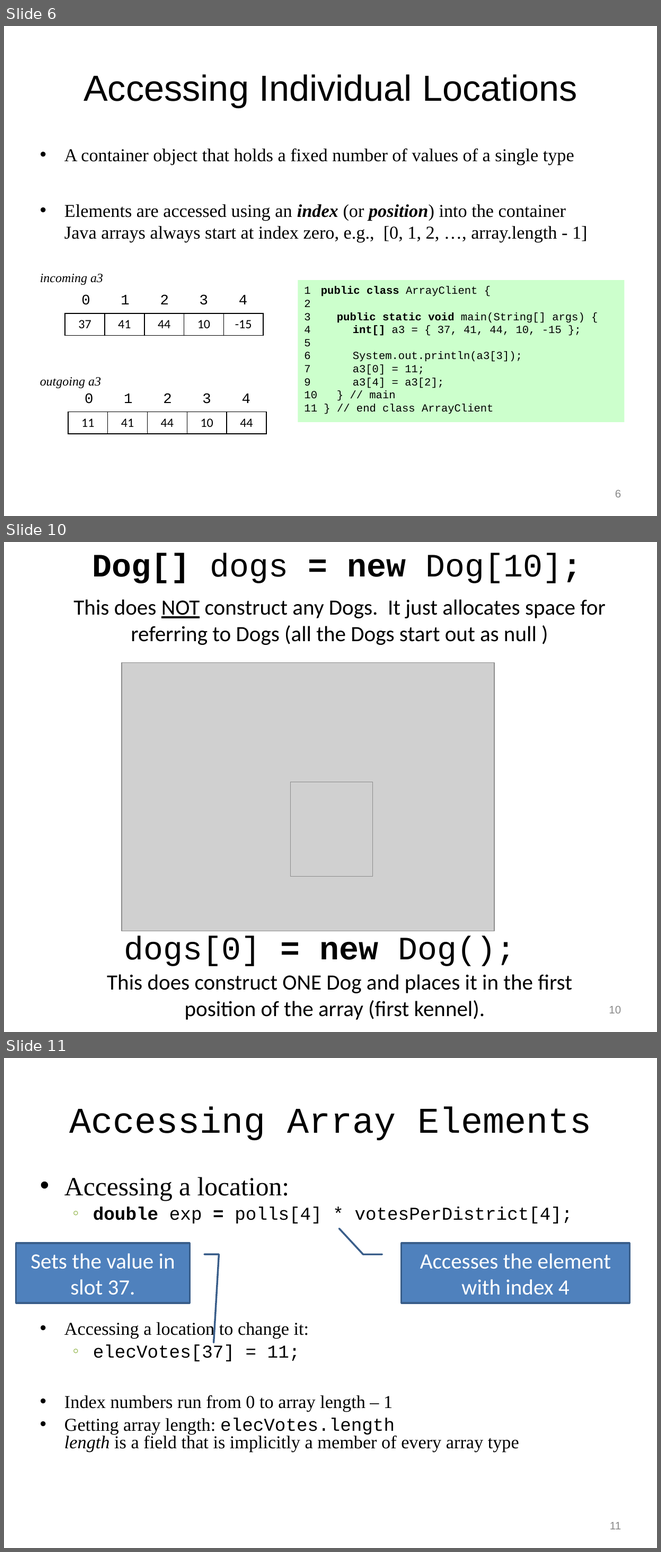
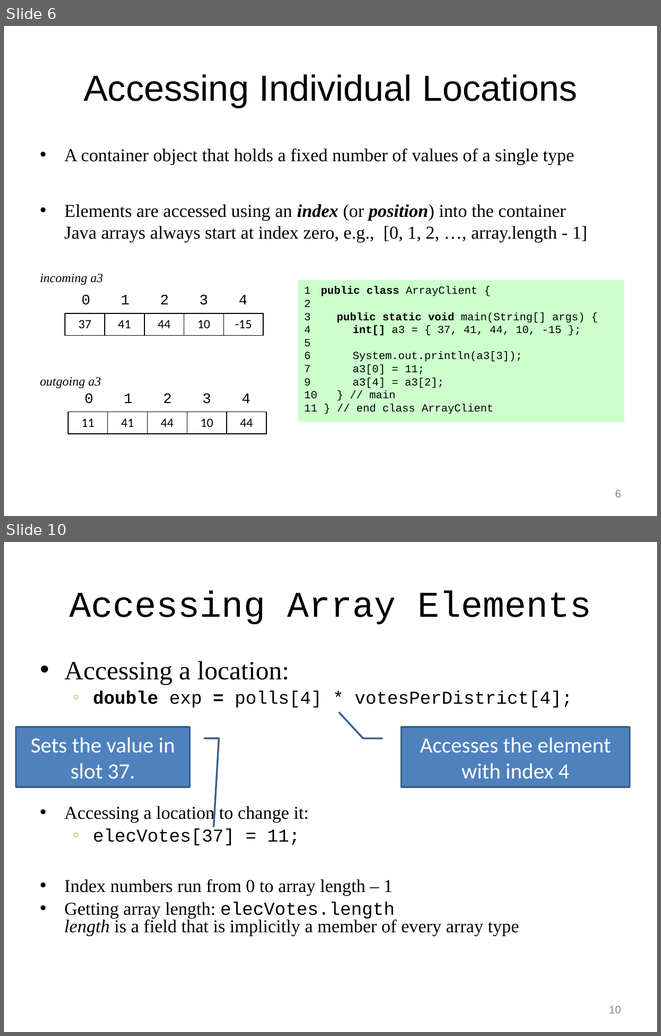
Before and after one commit to RHIT-CSSE/csse220, a slide deck: ClassMaterials/ArraysAnd2DArrays/Slides/Part2-JavaBuiltInArrays.pptx. Shown one above the other, each under a label of ours: slides 6, 10 and 11 before the commit, slides 6 and 10 after it; the slides between them are not shown. The pictures are 661x1552 and 661x1036 pixels, drawn with LibreOffice and Linux fonts; fonts in the diff are those of the drawing; grey boxes stand for pictures. Boxes give left, top, right and bottom in pixels: in the first picture for what was removed or moved away, otherwise in the second. Text is boxed around its words. In the diff, an @@ line names an element or a change of style, - is before the commit and + after.

Commit message:
reworking some of the first two weeks of material to integrate more smoothly

```diff
--- a/ClassMaterials/ArraysAnd2DArrays/Slides/Part2-JavaBuiltInArrays.pptx
+++ b/ClassMaterials/ArraysAnd2DArrays/Slides/Part2-JavaBuiltInArrays.pptx
@@ slide 10 removed at box(4, 542, 657, 1032), background #FFFFFF @@
@@ text removed at box(93, 553, 582, 583) @@
-  Dog[] dogs = new Dog[10];
@@ text removed at box(73, 599, 606, 645) @@
-This does NOT construct any Dogs. It just allocates space for referring to Dogs (all the Dogs start out as null )
@@ picture removed at box(122, 663, 494, 931) @@
@@ picture removed at box(291, 782, 373, 876) @@
@@ text removed at box(124, 936, 516, 966) @@
-  dogs[0] = new Dog();
@@ text removed at box(107, 974, 572, 1020) @@
-This does construct ONE Dog and places it in the first position of the array (first kennel).
@@ page number removed at box(609, 1006, 621, 1013) @@
-10
@@ what was slide 11 is now slide 10 @@
@@ page number at box(609, 1006, 621, 1013): text changed @@
-11
+10
```
Also in this commit, not shown: 4 slides changed, 12 other files.
